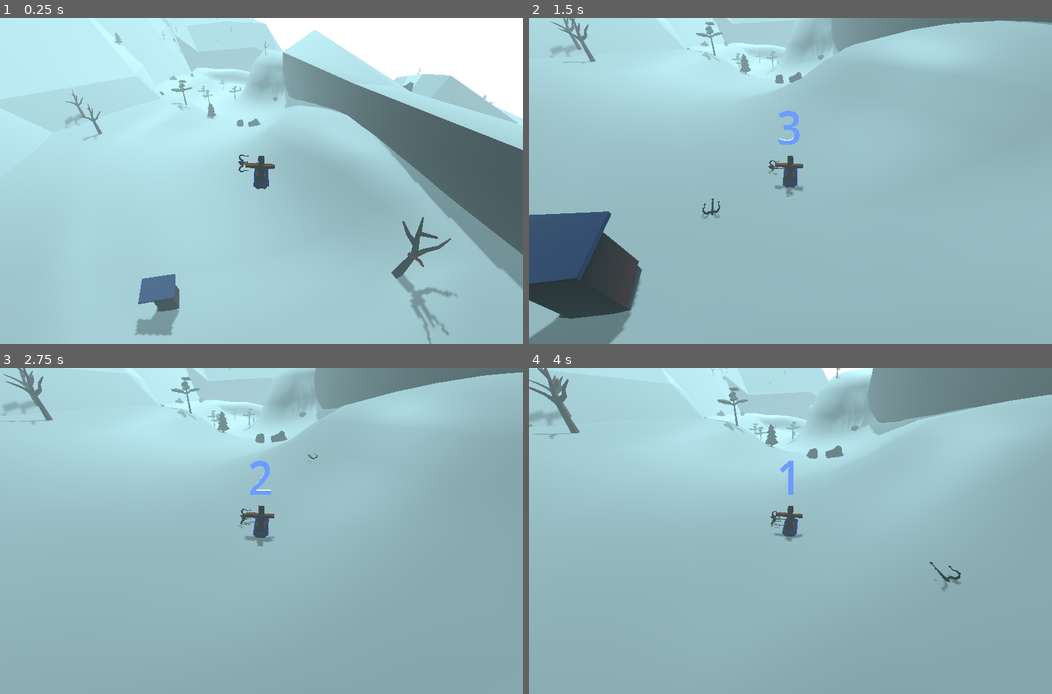
Above: before the commit, frames 1-4 (two rows, left to right).
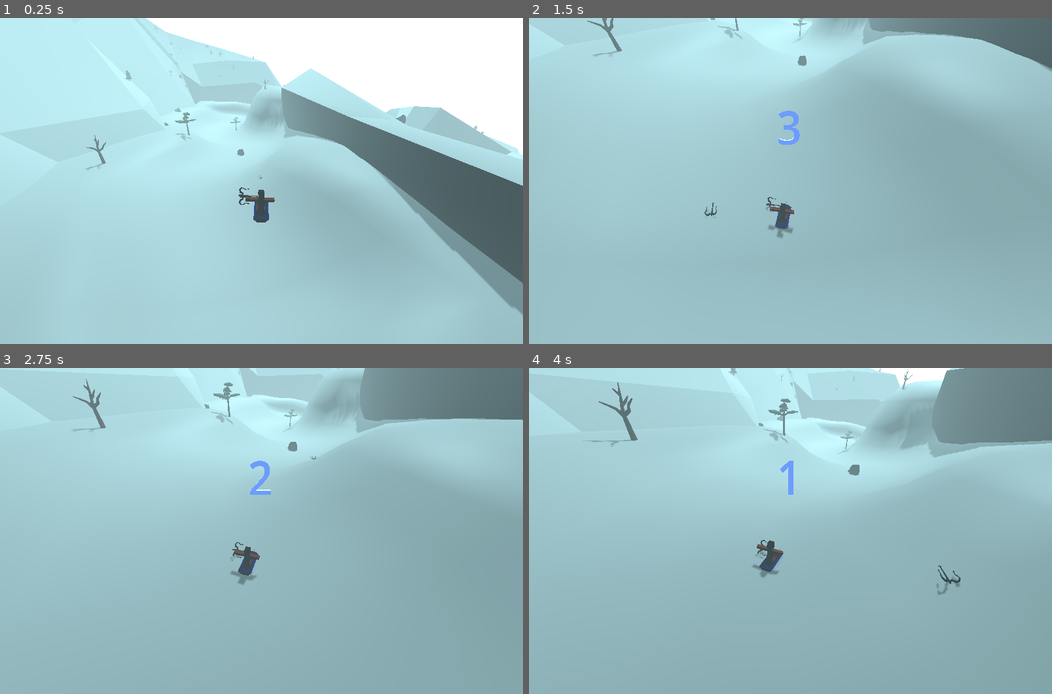
Above: after the commit, the same moments.

Repository: tokkoro/ggj24-sled
Game: Godot game, scene res://tomi_testaa/hill_area.tscn
The game is run twice, just before and just after one commit, with the same random seed, the same clock (stepped at 60 frames per second) and the same inputs.
Inputs (mouse positions are in pixels of both pictures, inside the frame that each line leads up to):
- Up to frame 1 (0.25 s): no input
- Up to frame 2 (1.5 s): tap Enter at 0.5 s; move the mouse to (905, 164) at 0.52 s; hold Right (turn_right) 0.53-1.25 s; tap Down (break) at 0.6 s; click (905, 164) at 0.67 s; tap Space (jump) at 0.77 s; drag from (685, 197) to (764, 246) at 1.27 s
- Up to frame 3 (2.75 s): move the mouse to (313, 459) at 2.02 s; hold Right (turn_right) from 2.03 s (still down); tap E at 2.1 s
- Up to frame 4 (4 s): release Right (turn_right) at 2.75 s; drag from (764, 596) to (633, 482) at 2.77 s; move the mouse to (947, 579) at 3.52 s; hold Left (turn_left) from 3.53 s (still down); tap Alt at 3.6 s; tap Space (jump) at 3.77 s

The runs differ from the first frame. In frame 1, 24% of the frame differs, in the area x 12-100%, y 0-100%; in frame 2, 14%; in frame 3, 12%; in frame 4, 12%.

Commit message:
Follow camera

Diff:
--- a/godot_project/project.godot
+++ b/godot_project/project.godot
@@ -73,5 +73,4 @@
 
 [rendering]
 
-renderer/rendering_method="gl_compatibility"
 renderer/rendering_method.mobile="gl_compatibility"
--- a/godot_project/rikun_kansio/MaailmanKalustus.gd
+++ b/godot_project/rikun_kansio/MaailmanKalustus.gd
@@ -19,7 +19,7 @@
 		shapes.append(load(prop))
 		#print(shapes[-1])
 
-	for i in range(10000):
+	for i in range(5000):
 		var start := Vector3(randf_range(-1000, 1000), 3000, randf_range(-1000, 1000))
 		var shape_index := randi_range(0, len(shapes) - 1)
 		var end := start + Vector3.DOWN * 6000
--- a/godot_project/tomi_testaa/InterpolatedCameraBetter.gd
+++ b/godot_project/tomi_testaa/InterpolatedCameraBetter.gd
@@ -1,22 +1,28 @@
 extends Camera3D
 class_name FollowerCamera
 
-@export var lerp_speed = 3.0
-@export var offset = Vector3.ZERO
+@export var lerp_speed := 3.0
+@export var offset := Vector3.ZERO
 @export var target : Node
+var look_distance := 3.0
 
 var snap_to = false
 
-func _physics_process(delta):
+func _process(delta):
 	if !target:
 		return
-	var target_pos = target.global_transform.translated_local(offset)
-	var t =  lerp_speed * delta
 	if snap_to:
-		t = 1
+		var target_pos = target.global_transform.translated_local(offset)
+		global_transform = global_transform.interpolate_with(target_pos,1)
 		snap_to = false
-	global_transform = global_transform.interpolate_with(target_pos,t)
-	look_at(target.global_position, Vector3.UP)
+	else:
+		var follow_point : Vector3 = target.global_position + Vector3.UP * offset.y
+		var dist := global_position - follow_point
+		var follow_distance :float= abs(offset.z)
+		if dist.length() > follow_distance:
+			global_position = follow_point + dist.normalized() * follow_distance
+
+	look_at(target.global_position + (target.transform.basis.z * Vector3(1,0,1)).normalized() * -look_distance, Vector3.UP)
 
 func force_move():
 	snap_to = true
Not shown, changed: godot_project/build/html5/index.html
Not shown, changed: godot_project/build/html5/index.pck
